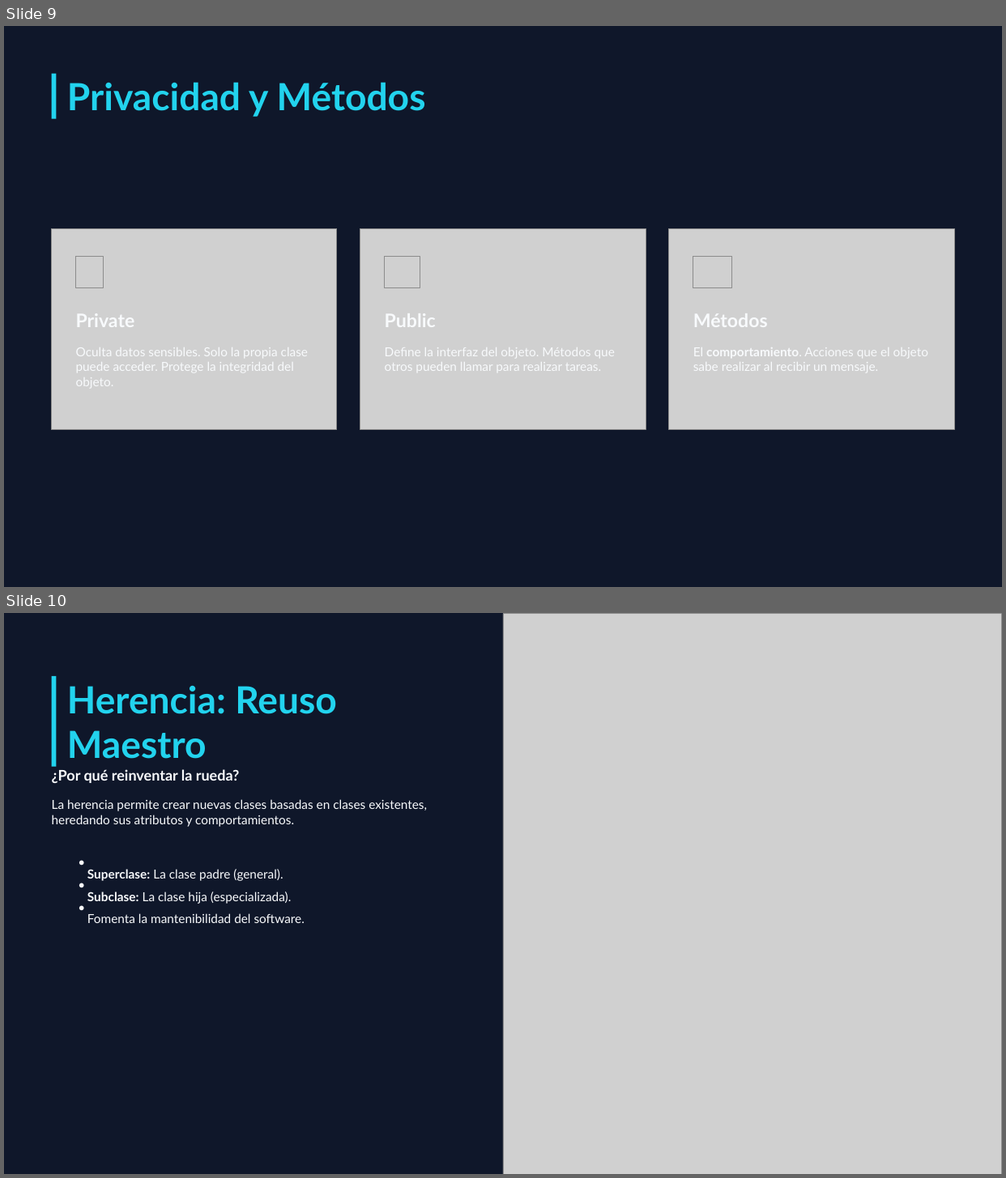
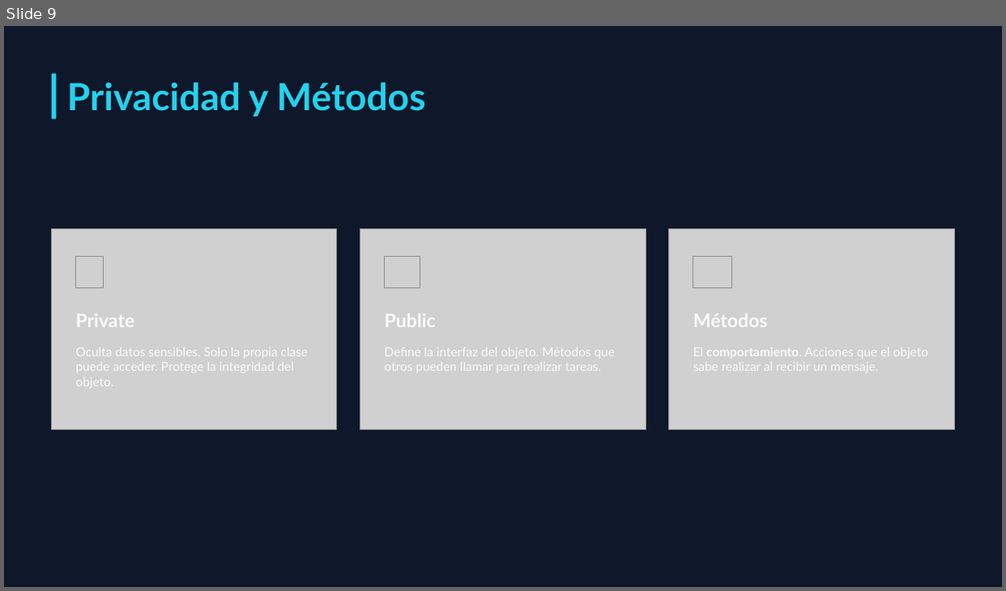
Before and after one commit to MelvinSevilla/programacionBasica, a slide deck: II UNIDAD/Presentaciones/II UNIDAD Programación Orientada a Objetos.pptx. Shown one above the other, each under a label of ours: slides 9 and 10 before the commit, slide 9 after it. The pictures are 1006x1178 and 1006x591 pixels, drawn with LibreOffice and Linux fonts; fonts in the diff are those of the drawing; grey boxes stand for pictures; background and template pictures are left out. Boxes give left, top, right and bottom in pixels: in the first picture for what was removed or moved away, otherwise in the second. Text is boxed around its words. In the diff, an @@ line names an element or a change of style, - is before the commit and + after.

```diff
--- a/II UNIDAD/Presentaciones/II UNIDAD Programación Orientada a Objetos.pptx
+++ b/II UNIDAD/Presentaciones/II UNIDAD Programación Orientada a Objetos.pptx
@@ slide 10 removed at (4,613,1002,1174), background picture (left out) @@
@@ picture removed at (503,614,1002,1174) @@
@@ rectangle removed at (52,676,57,766) @@
@@ text removed at (67,685,337,759) @@
-Herencia: Reuso Maestro
@@ text removed at (52,769,240,783) @@
-¿Por qué reinventar la rueda?
@@ text removed at (52,799,427,827) @@
-La herencia permite crear nuevas clases basadas en clases existentes, heredando sus atributos y comportamientos.
@@ text removed at (78,855,83,877) @@
-•
@@ text removed at (78,877,83,900) @@
-•
@@ text removed at (87,869,283,881) @@
-Superclase: La clase padre (general).
@@ text removed at (78,900,83,922) @@
-•
@@ text removed at (87,892,291,904) @@
-Subclase: La clase hija (especializada).
@@ text removed at (87,914,305,923) @@
-Fomenta la mantenibilidad del software.
```
Also in this commit, not shown: 6 other slides removed.
